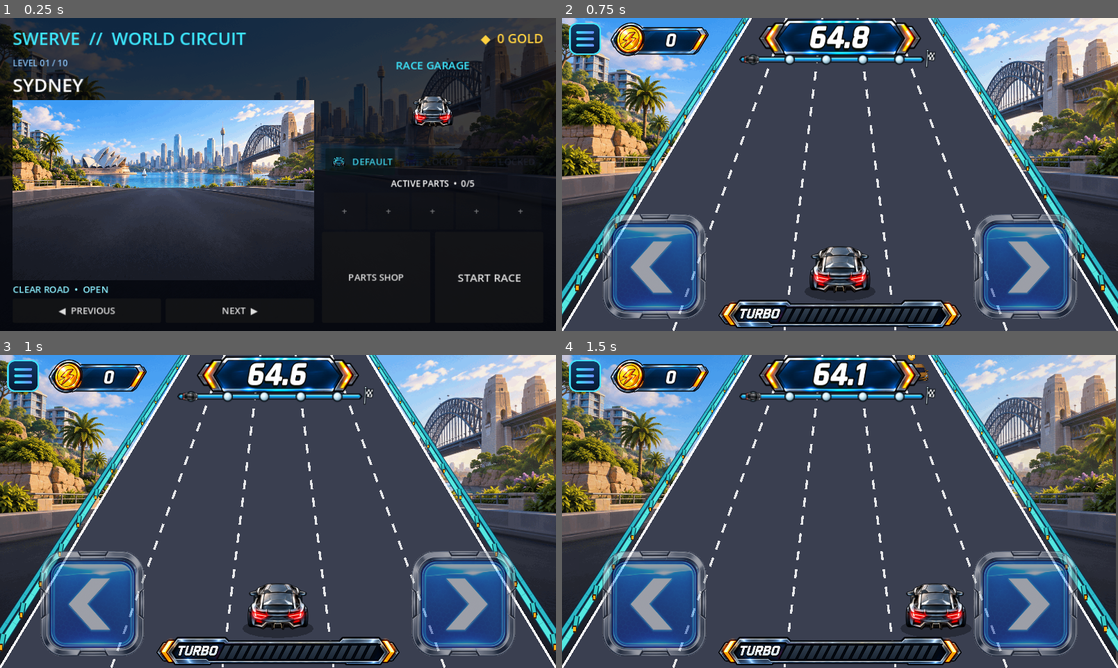
Above: before the commit, frames 1-4 (two rows, left to right).
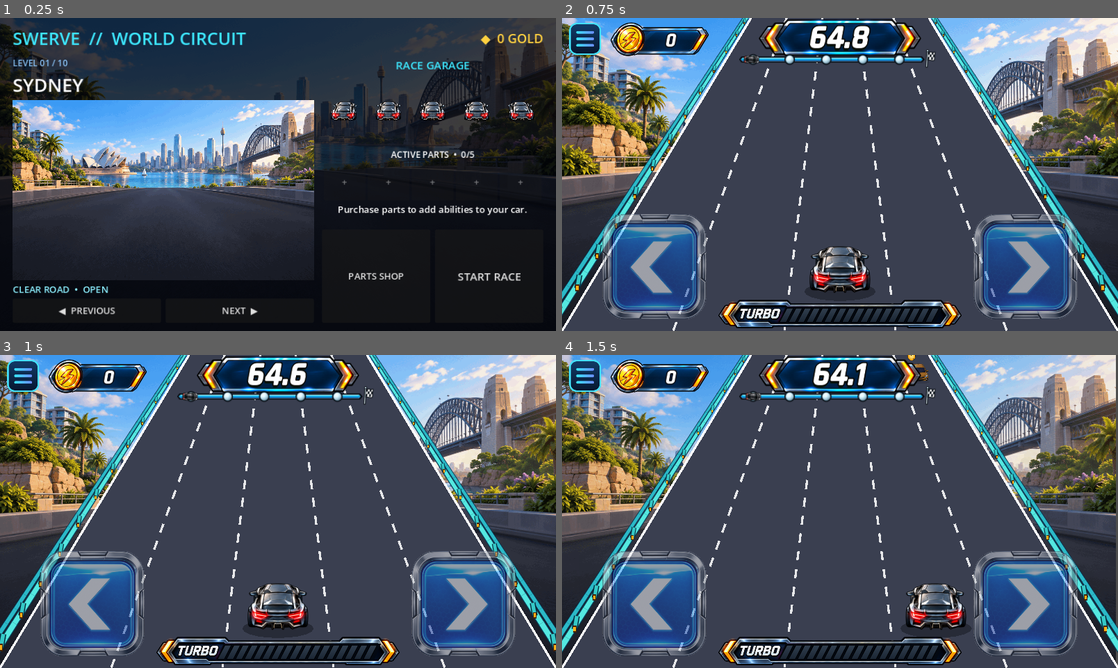
Above: after the commit, the same moments.

Repository: kjs8806/swerve
Game: Godot game, scene res://scenes/Main.tscn
Two runs of this game, one before a commit and one after it. Both use one fixed random seed, a clock stepped at 60 frames per second and the inputs below.
Inputs:
- Up to frame 1 (0.25 s): no input
- Up to frame 2 (0.75 s): click "START RACE" at 0.5 s
- Up to frame 3 (1 s): no input
- Up to frame 4 (1.5 s): tap Enter at 1.25, 1.35 s; hold Right from 1.28 s (still down)

The runs differ from the first frame. In frame 1, 2.6% of the frame differs, in the area x 59-97%, y 25-85%; in frame 2, nothing differs; in frame 3, nothing differs; in frame 4, nothing differs.

Commit message:
Simplify garage and active parts flow

Diff:
--- a/godot/cars/apex.tres
+++ /dev/null
@@ -1,10 +0,0 @@
-[gd_resource type="Resource" script_class="CarDef" load_steps=3 format=3]
-[ext_resource type="Script" path="res://scripts/CarDef.gd" id="1"]
-[ext_resource type="Texture2D" path="res://assets/vehicles/traffic-orange-angle-sheet.png" id="2"]
-[resource]
-script = ExtResource("1")
-id = "apex"
-display_name = "Apex"
-cost = 80
-ability_tag = "default"
-angle_sheet = ExtResource("2")
--- a/godot/cars/comet.tres
+++ /dev/null
@@ -1,10 +0,0 @@
-[gd_resource type="Resource" script_class="CarDef" load_steps=3 format=3]
-[ext_resource type="Script" path="res://scripts/CarDef.gd" id="1"]
-[ext_resource type="Texture2D" path="res://assets/vehicles/traffic-blue-angle-sheet.png" id="2"]
-[resource]
-script = ExtResource("1")
-id = "comet"
-display_name = "Comet"
-cost = 40
-ability_tag = "default"
-angle_sheet = ExtResource("2")
--- a/godot/scenes/LevelSelect.tscn
+++ b/godot/scenes/LevelSelect.tscn
@@ -1,6 +1,7 @@
-[gd_scene load_steps=2 format=3]
+[gd_scene load_steps=3 format=3]
 
 [ext_resource type="Script" path="res://scripts/LevelSelect.gd" id="1"]
+[ext_resource type="Texture2D" path="res://assets/vehicles/player-gray-angle-sheet.png" id="2"]
 
 [node name="LevelSelect" type="Control"]
 layout_mode = 3
@@ -126,14 +127,10 @@
 [node name="CarPreview" type="TextureRect" parent="Shade/Margin/Layout/Main/GaragePanel"]
 custom_minimum_size = Vector2(0, 122)
 layout_mode = 2
+texture = ExtResource("2")
 expand_mode = 1
 stretch_mode = 5
 
-[node name="CarButtons" type="HBoxContainer" parent="Shade/Margin/Layout/Main/GaragePanel"]
-layout_mode = 2
-theme_override_constants/separation = 5
-alignment = 1
-
 [node name="LoadoutTitle" type="Label" parent="Shade/Margin/Layout/Main/GaragePanel"]
 layout_mode = 2
 theme_override_font_sizes/font_size = 15
@@ -144,6 +141,13 @@
 layout_mode = 2
 theme_override_constants/separation = 4
 alignment = 1
+
+[node name="LoadoutDescription" type="Label" parent="Shade/Margin/Layout/Main/GaragePanel"]
+custom_minimum_size = Vector2(0, 42)
+layout_mode = 2
+autowrap_mode = 2
+horizontal_alignment = 1
+text = "Purchase parts to add abilities to your car."
 
 [node name="Actions" type="HBoxContainer" parent="Shade/Margin/Layout/Main/GaragePanel"]
 layout_mode = 2
@@ -225,9 +229,24 @@
 theme_override_constants/separation = 18
 alignment = 1
 
-[node name="SellPicker" type="OptionButton" parent="ShopOverlay/Shade/Panel/Layout"]
-custom_minimum_size = Vector2(0, 38)
-layout_mode = 2
+[node name="ActivePartsTitle" type="Label" parent="ShopOverlay/Shade/Panel/Layout"]
+layout_mode = 2
+theme_override_font_sizes/font_size = 17
+text = "ACTIVE PARTS  •  SELECT ONE TO VIEW OR SELL"
+horizontal_alignment = 1
+
+[node name="ActiveParts" type="HBoxContainer" parent="ShopOverlay/Shade/Panel/Layout"]
+custom_minimum_size = Vector2(0, 78)
+layout_mode = 2
+theme_override_constants/separation = 8
+alignment = 1
+
+[node name="ActivePartDescription" type="Label" parent="ShopOverlay/Shade/Panel/Layout"]
+custom_minimum_size = Vector2(0, 42)
+layout_mode = 2
+autowrap_mode = 2
+text = "Select an active part to view its ability and sell value."
+horizontal_alignment = 1
 
 [node name="Status" type="Label" parent="ShopOverlay/Shade/Panel/Layout"]
 custom_minimum_size = Vector2(0, 24)
--- a/godot/scripts/CarCatalog.gd
+++ /dev/null
@@ -1,23 +0,0 @@
-extends RefCounted
-class_name CarCatalog
-
-const DEFAULT_CAR_ID := "default"
-const CARS: Array[CarDef] = [
-	preload("res://cars/default.tres"),
-	preload("res://cars/comet.tres"),
-	preload("res://cars/apex.tres"),
-]
-
-
-static func get_car(car_id: String) -> CarDef:
-	for car in CARS:
-		if car.id == car_id:
-			return car
-	return CARS[0]
-
-
-static func has_car(car_id: String) -> bool:
-	for car in CARS:
-		if car.id == car_id:
-			return true
-	return false
--- a/godot/scripts/LevelSelect.gd
+++ b/godot/scripts/LevelSelect.gd
@@ -1,12 +1,10 @@
 extends Control
 
 signal level_selected(level_index: int)
-signal car_selected(car_id: String)
 signal part_purchase_requested(part_id: String)
 signal part_sell_requested(part_id: String)
 signal shop_refresh_requested
 
-const VEHICLE_FRAME_COUNT := 5
 const LOCKED_TINT := Color(0.20, 0.23, 0.31, 0.86)
 const RARITY_COLORS := {"STANDARD": Color("35d8ff"), "TUNED": Color("a968ff"), "PROTOTYPE": Color("ffcf42")}
 
@@ -17,20 +15,20 @@
 @onready var conditions: Label = $Shade/Margin/Layout/Main/CityPanel/Conditions
 @onready var gold_label: Label = $Shade/Margin/Layout/TopBar/Gold
 @onready var car_preview: TextureRect = $Shade/Margin/Layout/Main/GaragePanel/CarPreview
-@onready var car_buttons: HBoxContainer = $Shade/Margin/Layout/Main/GaragePanel/CarButtons
 @onready var loadout: HBoxContainer = $Shade/Margin/Layout/Main/GaragePanel/Loadout
+@onready var loadout_description: Label = $Shade/Margin/Layout/Main/GaragePanel/LoadoutDescription
 @onready var shop_overlay: Control = $ShopOverlay
 @onready var offers: HBoxContainer = $ShopOverlay/Shade/Panel/Layout/Offers
 @onready var shop_gold: Label = $ShopOverlay/Shade/Panel/Layout/Header/Gold
 @onready var capacity: Label = $ShopOverlay/Shade/Panel/Layout/Header/Capacity
+@onready var shop_active_parts: HBoxContainer = $ShopOverlay/Shade/Panel/Layout/ActiveParts
+@onready var shop_part_description: Label = $ShopOverlay/Shade/Panel/Layout/ActivePartDescription
 @onready var refresh_button: Button = $ShopOverlay/Shade/Panel/Layout/Actions/Refresh
 @onready var sell_button: Button = $ShopOverlay/Shade/Panel/Layout/Actions/Sell
 @onready var status: Label = $ShopOverlay/Shade/Panel/Layout/Status
 
 var highest_unlocked := 0
 var wallet_gold := 0
-var owned_cars: Array[String] = []
-var selected_car := CarCatalog.DEFAULT_CAR_ID
 var owned_parts: Array[String] = []
 var shop_offers: Array[String] = []
 var refresh_count := 0
@@ -46,15 +44,12 @@
 	$Shade/Margin/Layout/Main/GaragePanel/Actions/Start.pressed.connect(_start_selected_level)
 	$ShopOverlay/Shade/Panel/Layout/Actions/Refresh.pressed.connect(func(): shop_refresh_requested.emit())
 	$ShopOverlay/Shade/Panel/Layout/Actions/Sell.pressed.connect(_request_sell)
-	$ShopOverlay/Shade/Panel/Layout/SellPicker.item_selected.connect(func(_index): _cancel_sell_confirmation())
 	$ShopOverlay/Shade/Panel/Layout/Actions/Close.pressed.connect(func(): shop_overlay.visible = false)
 
 
-func configure(unlocked: int, gold: int, car_ids: Array[String], car_id: String, part_ids: Array[String] = [], offer_ids: Array[String] = [], shop_refresh_count: int = 0) -> void:
+func configure(unlocked: int, gold: int, part_ids: Array[String] = [], offer_ids: Array[String] = [], shop_refresh_count: int = 0) -> void:
 	highest_unlocked = unlocked
 	wallet_gold = gold
-	owned_cars = car_ids.duplicate()
-	selected_car = car_id
 	owned_parts = part_ids.duplicate()
 	shop_offers = offer_ids.duplicate()
 	refresh_count = shop_refresh_count
@@ -73,24 +68,7 @@
 	level_meta.text = ("BONUS EVENT" if not config.advances_progression else "LEVEL %02d / %02d" % [config.level_number, LevelCatalog.MAIN_LEVEL_COUNT])
 	conditions.text = _condition_text(config.city_name) if unlocked else "Complete the previous level to unlock"
 	$Shade/Margin/Layout/Main/GaragePanel/Actions/Start.disabled = not unlocked
-	_rebuild_cars()
 	_rebuild_loadout()
-
-
-func _rebuild_cars() -> void:
-	_clear(car_buttons)
-	for car in CarCatalog.CARS:
-		var button := Button.new()
-		var owned := car.id in owned_cars
-		button.text = car.display_name.to_upper() if owned else "LOCKED"
-		button.icon = _car_icon(car)
-		button.expand_icon = true
-		button.disabled = not owned
-		button.modulate = Color("47e7ff") if car.id == selected_car else (Color.WHITE if owned else LOCKED_TINT)
-		button.custom_minimum_size = Vector2(120, 46)
-		button.pressed.connect(func(): car_selected.emit(car.id))
-		car_buttons.add_child(button)
-	car_preview.texture = _car_icon(CarCatalog.get_car(selected_car))
 
 
 func _rebuild_loadout() -> void:
@@ -103,11 +81,14 @@
 			panel.icon = PartCatalog.icon(part)
 			panel.expand_icon = true
 			panel.tooltip_text = "%s — %s" % [part["name"], part["description"]]
+			panel.pressed.connect(func(): _show_active_part(part["id"], false))
 		else:
 			panel.text = "+"
 			panel.disabled = true
 		loadout.add_child(panel)
 	$Shade/Margin/Layout/Main/GaragePanel/LoadoutTitle.text = "ACTIVE PARTS  •  %d/%d" % [owned_parts.size(), PartCatalog.MAX_OWNED]
+	if owned_parts.is_empty():
+		loadout_description.text = "Purchase parts to add abilities to your car."
 
 
 func _rebuild_shop() -> void:
@@ -154,23 +135,38 @@
 		empty.horizontal_alignment = HORIZONTAL_ALIGNMENT_CENTER
 		empty.size_flags_horizontal = Control.SIZE_EXPAND_FILL
 		offers.add_child(empty)
-	_rebuild_sell_selection()
-
-
-func _rebuild_sell_selection() -> void:
-	var picker: OptionButton = $ShopOverlay/Shade/Panel/Layout/SellPicker
-	picker.clear()
-	for part_id in owned_parts:
-		var part := PartCatalog.get_part(part_id)
-		picker.add_item("%s  •  SELL FOR %d" % [part["name"], int(part["price"]) / 2])
-		picker.set_item_metadata(picker.item_count - 1, part_id)
+	_rebuild_active_parts()
+
+
+func _rebuild_active_parts() -> void:
+	_clear(shop_active_parts)
+	if selected_part not in owned_parts:
+		selected_part = ""
+		_cancel_sell_confirmation()
+		shop_part_description.text = "Select an active part to view its ability and sell value."
+	for slot in range(PartCatalog.MAX_OWNED):
+		var button := Button.new()
+		button.custom_minimum_size = Vector2(72, 64)
+		if slot < owned_parts.size():
+			var part_id := owned_parts[slot]
+			var part := PartCatalog.get_part(part_id)
+			button.icon = PartCatalog.icon(part)
+			button.expand_icon = true
+			button.tooltip_text = "%s — %s" % [part["name"], part["description"]]
+			button.modulate = Color("47e7ff") if part_id == selected_part else Color.WHITE
+			button.pressed.connect(func(): _show_active_part(part_id, true))
+		else:
+			button.text = "+"
+			button.disabled = true
+		shop_active_parts.add_child(button)
+	if owned_parts.is_empty():
+		shop_part_description.text = "Purchased parts appear here."
 	sell_button.disabled = owned_parts.is_empty()
 
 
 func _request_sell() -> void:
-	var picker: OptionButton = $ShopOverlay/Shade/Panel/Layout/SellPicker
-	if picker.selected >= 0:
-		var part_id := str(picker.get_item_metadata(picker.selected))
+	if selected_part in owned_parts:
+		var part_id := selected_part
 		if pending_sell_id != part_id:
 			pending_sell_id = part_id
 			sell_button.text = "CONFIRM SALE"
@@ -186,6 +182,20 @@
 	sell_button.text = "SELL SELECTED"
 
 
+func _show_active_part(part_id: String, in_shop: bool) -> void:
+	var part := PartCatalog.get_part(part_id)
+	if part.is_empty():
+		return
+	var details := "%s — %s" % [part["name"], part["description"]]
+	if in_shop:
+		selected_part = part_id
+		_cancel_sell_confirmation()
+		shop_part_description.text = "%s  •  SELL VALUE %d GOLD" % [details, int(part["price"]) / 2]
+		_rebuild_active_parts()
+	else:
+		loadout_description.text = details
+
+
 func show_shop_result(message: String, success: bool) -> void:
 	status.text = message
 	status.add_theme_color_override("font_color", Color("55f59b") if success else Color("ff6767"))
@@ -206,6 +216,11 @@
 
 func _change_level(direction: int) -> void:
 	selected_level = posmod(selected_level + direction, LevelCatalog.LEVELS.size())
+	_rebuild_lobby()
+
+
+func focus_level(level_index: int) -> void:
+	selected_level = clampi(level_index, 0, LevelCatalog.LEVELS.size() - 1)
 	_rebuild_lobby()
 
 
@@ -218,14 +233,6 @@
 		_: return "CLEAR ROAD  •  %s" % ("CHALLENGING" if selected_level > 5 else "OPEN")
 
 
-func _car_icon(car: CarDef) -> AtlasTexture:
-	var texture := AtlasTexture.new()
-	texture.atlas = car.angle_sheet
-	var frame_width := car.angle_sheet.get_width() / float(VEHICLE_FRAME_COUNT)
-	texture.region = Rect2(frame_width * 2.0, 0, frame_width, car.angle_sheet.get_height())
-	return texture
-
-
 func _clear(container: Node) -> void:
 	for child in container.get_children():
 		child.queue_free()
--- a/godot/scripts/Race.gd
+++ b/godot/scripts/Race.gd
@@ -75,6 +75,7 @@
 
 const HD_VEHICLE_SCALE := 0.45
 const VEHICLE_ANGLE_FRAME_COUNT := 5
+const TEX_PLAYER_ANGLE_SHEET := preload("res://assets/vehicles/player-gray-angle-sheet.png")
 # Every traffic paint variant uses the same approved subtle five-angle geometry.
 # Spawning already chooses uniformly from this array, so all variants can appear.
 const TRAFFIC_ANGLE_SHEETS := [
@@ -164,9 +165,7 @@
 var background_texture: Texture2D
 var highest_unlocked_level: int = 0
 var total_gold: int = 0
-var owned_car_ids: Array[String] = [CarCatalog.DEFAULT_CAR_ID]
-var selected_car_id: String = CarCatalog.DEFAULT_CAR_ID
-var active_car: CarDef = CarCatalog.get_car(CarCatalog.DEFAULT_CAR_ID)
+var lobby_level_index: int = 0
 var race_gold_banked: bool = false
 var owned_part_ids: Array[String] = []
 var shop_offer_ids: Array[String] = []
@@ -231,36 +230,20 @@
 	if save.load("user://progress.cfg") == OK:
 		highest_unlocked_level = clampi(int(save.get_value("progress", "highest_unlocked", 0)), 0, LevelCatalog.MAIN_LEVEL_COUNT - 1)
 		total_gold = maxi(0, int(save.get_value("economy", "total_gold", 0)))
-		owned_car_ids.clear()
-		var saved_owned: Variant = save.get_value("garage", "owned_car_ids", PackedStringArray([CarCatalog.DEFAULT_CAR_ID]))
-		if saved_owned is Array or saved_owned is PackedStringArray:
-			for saved_id in saved_owned:
-				var car_id := str(saved_id)
-				if CarCatalog.has_car(car_id) and car_id not in owned_car_ids:
-					owned_car_ids.append(car_id)
-		if CarCatalog.DEFAULT_CAR_ID not in owned_car_ids:
-			owned_car_ids.push_front(CarCatalog.DEFAULT_CAR_ID)
-		selected_car_id = str(save.get_value("garage", "selected_car_id", CarCatalog.DEFAULT_CAR_ID))
-		if selected_car_id not in owned_car_ids or not CarCatalog.has_car(selected_car_id):
-			selected_car_id = CarCatalog.DEFAULT_CAR_ID
 		owned_part_ids = _valid_part_ids(save.get_value("garage", "owned_part_ids", PackedStringArray()))
 		shop_offer_ids = _valid_part_ids(save.get_value("shop", "offer_ids", PackedStringArray()))
 		shop_refresh_count = maxi(0, int(save.get_value("shop", "refresh_count", 0)))
 		shop_seed = int(save.get_value("shop", "seed", 73421))
-	_sync_progress_cars()
+	lobby_level_index = highest_unlocked_level
 	if shop_offer_ids.is_empty():
 		_roll_shop()
-	active_car = CarCatalog.get_car(selected_car_id)
 
 
 func _save_progress() -> void:
 	var save := ConfigFile.new()
-	# Preserve future economy fields such as owned/equipped car IDs.
 	save.load("user://progress.cfg")
 	save.set_value("progress", "highest_unlocked", highest_unlocked_level)
 	save.set_value("economy", "total_gold", total_gold)
-	save.set_value("garage", "owned_car_ids", PackedStringArray(owned_car_ids))
-	save.set_value("garage", "selected_car_id", selected_car_id)
 	save.set_value("garage", "owned_part_ids", PackedStringArray(owned_part_ids))
 	save.set_value("shop", "offer_ids", PackedStringArray(shop_offer_ids))
 	save.set_value("shop", "refresh_count", shop_refresh_count)
@@ -278,25 +261,17 @@
 	return result
 
 
-func _sync_progress_cars() -> void:
-	if highest_unlocked_level >= 3 and "comet" not in owned_car_ids:
-		owned_car_ids.append("comet")
-	if highest_unlocked_level >= 7 and "apex" not in owned_car_ids:
-		owned_car_ids.append("apex")
-
-
 func _roll_shop() -> void:
 	shop_offer_ids = PartCatalog.roll_offers(owned_part_ids, shop_seed, total_gold)
 	shop_seed += 7919
 
 
 func _configure_level_select() -> void:
-	level_select.configure(highest_unlocked_level, total_gold, owned_car_ids, selected_car_id, owned_part_ids, shop_offer_ids, shop_refresh_count)
+	level_select.configure(highest_unlocked_level, total_gold, owned_part_ids, shop_offer_ids, shop_refresh_count)
 
 
 func _show_level_select() -> void:
 	state = State.READY
-	_sync_progress_cars()
 	_save_progress()
 	overlay.visible = false
 	menu_actions.visible = false
@@ -305,21 +280,12 @@
 		level_select = LEVEL_SELECT_SCENE.instantiate()
 		$HUD.add_child(level_select)
 		level_select.level_selected.connect(_start_level)
-		level_select.car_selected.connect(_on_car_selected)
 		level_select.part_purchase_requested.connect(_on_part_purchase_requested)
 		level_select.part_sell_requested.connect(_on_part_sell_requested)
 		level_select.shop_refresh_requested.connect(_on_shop_refresh_requested)
 	_configure_level_select()
+	level_select.focus_level(lobby_level_index)
 	level_select.visible = true
-
-
-func _on_car_selected(car_id: String) -> void:
-	if car_id not in owned_car_ids or not CarCatalog.has_car(car_id):
-		return
-	selected_car_id = car_id
-	active_car = CarCatalog.get_car(selected_car_id)
-	_save_progress()
-	_configure_level_select()
 
 
 func _on_part_purchase_requested(part_id: String) -> void:
@@ -375,8 +341,8 @@
 	if not selected_level.unlocked_by_default and level_index > highest_unlocked_level:
 		return
 	active_level_index = level_index
+	lobby_level_index = level_index
 	active_level = selected_level
-	active_car = CarCatalog.get_car(selected_car_id)
 	background_texture = active_level.background_texture
 	level_select.visible = false
 	reset_game(true)
@@ -974,6 +940,7 @@
 		_bank_race_gold()
 		if active_level.advances_progression:
 			highest_unlocked_level = maxi(highest_unlocked_level, mini(active_level_index + 1, LevelCatalog.MAIN_LEVEL_COUNT - 1))
+			lobby_level_index = mini(active_level_index + 1, LevelCatalog.MAIN_LEVEL_COUNT - 1)
 		_save_progress()
 		win_flash = 0.5
 		_deactivate_turbo()
@@ -1085,7 +1052,7 @@
 	draw_items.append({"p": 1.001, "cb": func():
 		if turbo_now:
 			_draw_flame_trail(Vector2(px, py), p_scale, t_now, player_rotation)
-		_draw_angle_sprite_on_road(active_car.angle_sheet, _angle_frame_for_lane(player_lane_visual), Vector2(px, py), p_scale * HD_VEHICLE_SCALE, 1.0, 0.34)
+		_draw_angle_sprite_on_road(TEX_PLAYER_ANGLE_SHEET, _angle_frame_for_lane(player_lane_visual), Vector2(px, py), p_scale * HD_VEHICLE_SCALE, 1.0, 0.34)
 	})
 
 	draw_items.sort_custom(func(a, b): return a["p"] < b["p"])
--- a/godot/tools/validate_parts_shop.gd
+++ b/godot/tools/validate_parts_shop.gd
@@ -44,6 +44,11 @@
 	await process_frame
 	_expect(race.total_gold == 0, "Fresh save must start with zero gold")
 	_expect(race.owned_part_ids.is_empty(), "Fresh save must start without parts")
+	race.active_level_index = 0
+	race.active_level = LevelCatalog.get_level(0)
+	race.distance = race.active_level.finish_distance
+	race._update_game(0.0)
+	_expect(race.lobby_level_index == 1, "Winning level 1 did not make level 2 the lobby default")
 
 	var test_part: Dictionary = PartCatalog.PARTS[0]
 	var test_id := str(test_part["id"])
Not shown, changed: godot/README.md
